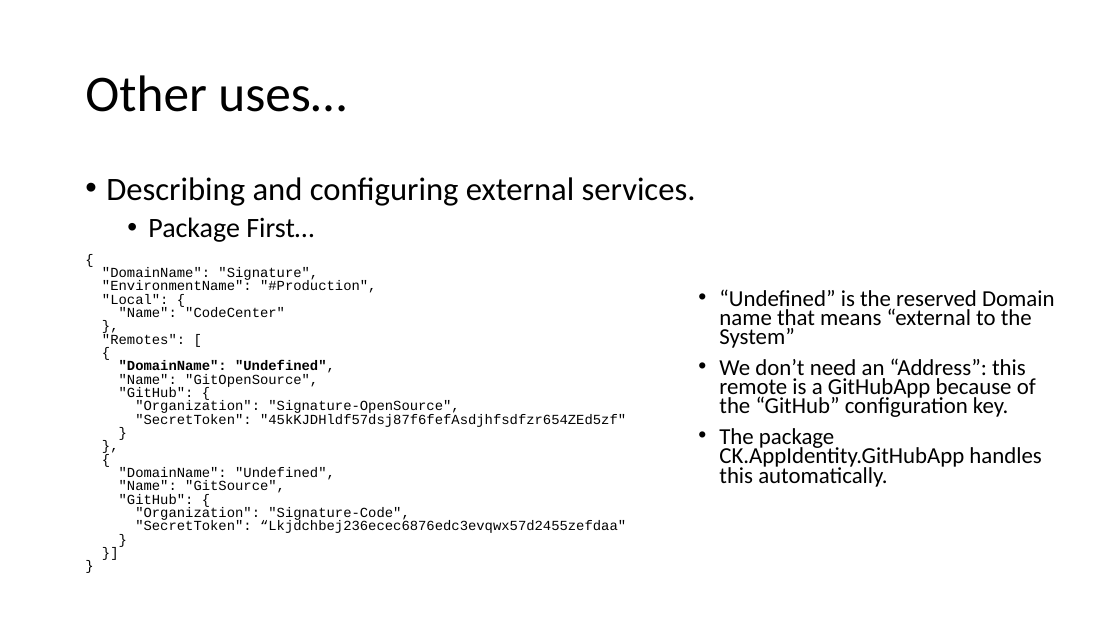
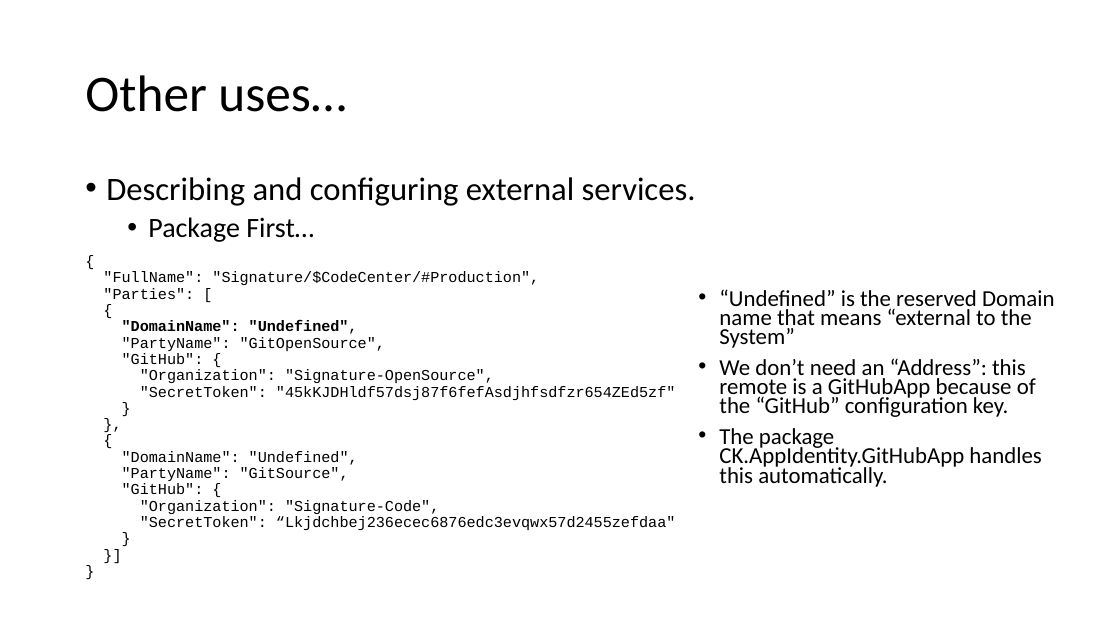
Before and after one commit to signature-opensource/CK-AppIdentity-Transport, a slide deck: slide 19 of Doc/CK-AppIdentity.pptx (slide 22 before the commit). Drawn at 1120x630 pixels with LibreOffice and Linux fonts; fonts in the diff are those of the drawing. Boxes give left, top, right and bottom in pixels: in the first picture for what was removed or moved away, otherwise in the second. Text is boxed around its words. In the diff, an @@ line names an element or a change of style, - is before the commit and + after.

Commit message:
Now that "composite" is clearer...
It is time to reintroduce the "LocalParty" notion.

```diff
--- a/Doc/CK-AppIdentity.pptx
+++ b/Doc/CK-AppIdentity.pptx
@@ text at [103,271,539,299]: text changed; size 11.9 to 12.9 pt @@
-"DomainName": "Signature",
-"EnvironmentName": "#Production",
-"Local": {
-"Name": "CodeCenter"
-},
-"Remotes": [
-{
+"FullName": "Signature/$CodeCenter/#Production",
+"Parties": [
+{
@@ text at [122,320,676,530]: size 11.9 to 12.9 pt in "{", ""DomainName": "Undefined",", ""SecretToken": "45kKJDHldf57dsj87f6fefAsdjhfsdfzr654ZEd5zf"", "}" and 6 more places; line spacing 0.8 to 0.9 @@
@@ text at [122,337,494,383]: text changed; size 11.9 to 12.9 pt @@
-"Name": "GitOpenSource",
-"GitHub": {
-"Organization": "Signature-OpenSource",
+"PartyName": "GitOpenSource",
+"GitHub": {
+"Organization": "Signature-OpenSource",
@@ text at [122,467,439,514]: text changed; size 11.9 to 12.9 pt @@
-"Name": "GitSource",
-"GitHub": {
-"Organization": "Signature-Code",
+"PartyName": "GitSource",
+"GitHub": {
+"Organization": "Signature-Code",
```
Also in this commit, not shown: 11 other slides changed, 1 slide added, 4 slides removed.
